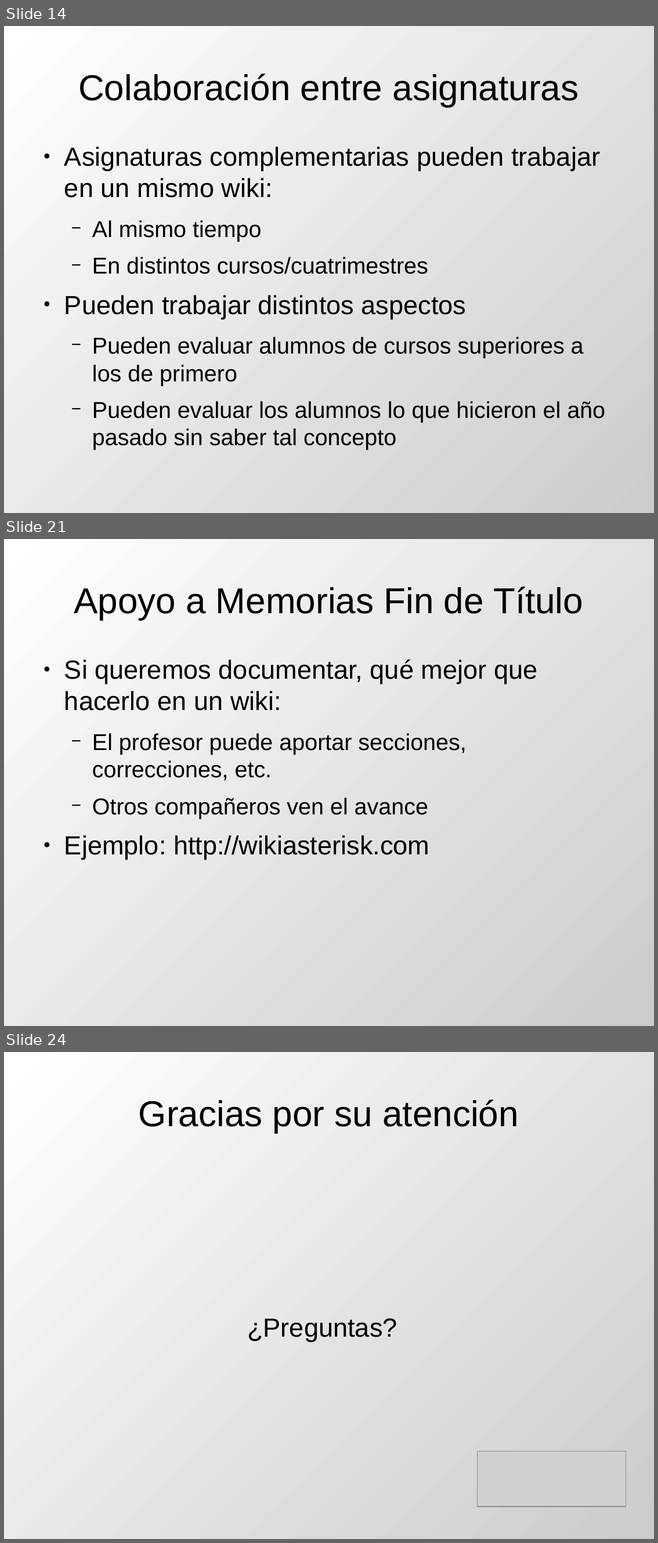
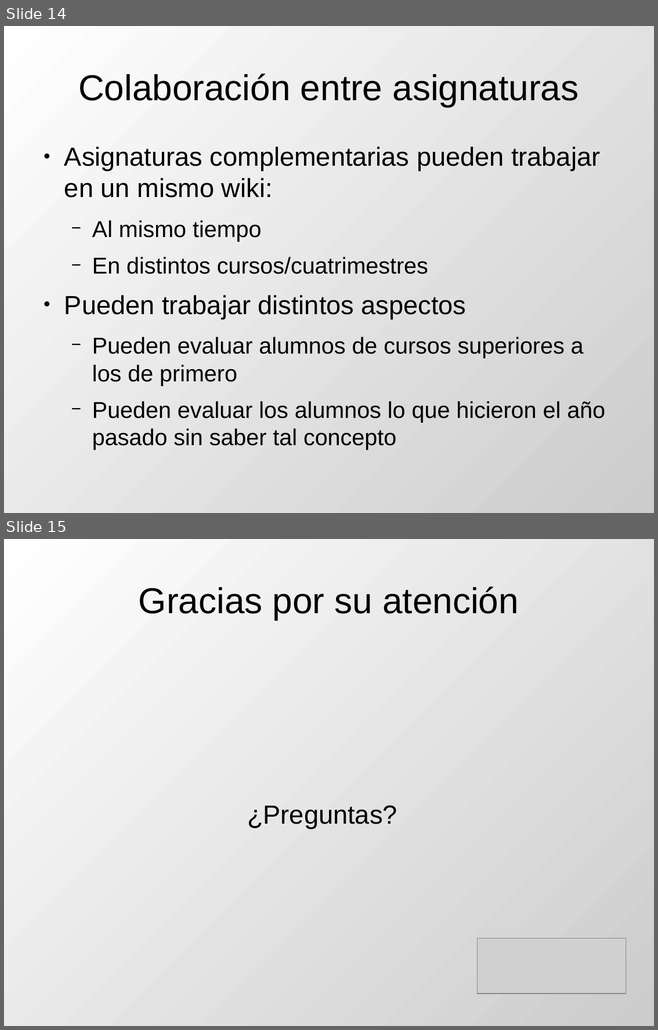
Before and after one commit to DrPantera/wikis4education, a slide deck: uca-2017/tema-2-WikisEnEducacion.odp. Shown one above the other, each under a label of ours: slides 14, 21 and 24 before the commit, slides 14 and 15 after it; the slides between them are not shown. The pictures are 658x1543 and 658x1030 pixels, drawn with LibreOffice and Linux fonts; fonts in the diff are those of the drawing; grey boxes stand for pictures. Boxes give left, top, right and bottom in pixels: in the first picture for what was removed or moved away, otherwise in the second. Text is boxed around its words. In the diff, an @@ line names an element or a change of style, - is before the commit and + after.

```diff
--- a/uca-2017/tema-2-WikisEnEducacion.odp
+++ b/uca-2017/tema-2-WikisEnEducacion.odp
@@ slide 21 removed at bbox=[4, 539, 654, 1026], background gradient #FFFFFF to #CCCCCC @@
@@ title removed at bbox=[74, 587, 583, 620] @@
-Apoyo a Memorias Fin de Título
@@ text removed at bbox=[64, 659, 537, 860] @@
-● Si queremos documentar, qué mejor que hacerlo en un wiki:
-  − El profesor puede aportar secciones, correcciones, etc.
-  − Otros compañeros ven el avance
-● Ejemplo: http://wikiasterisk.com
@@ what was slide 24 is now slide 15 @@
```
Also in this commit, not shown: 1 slide changed, 8 other slides removed, 7 other files.
